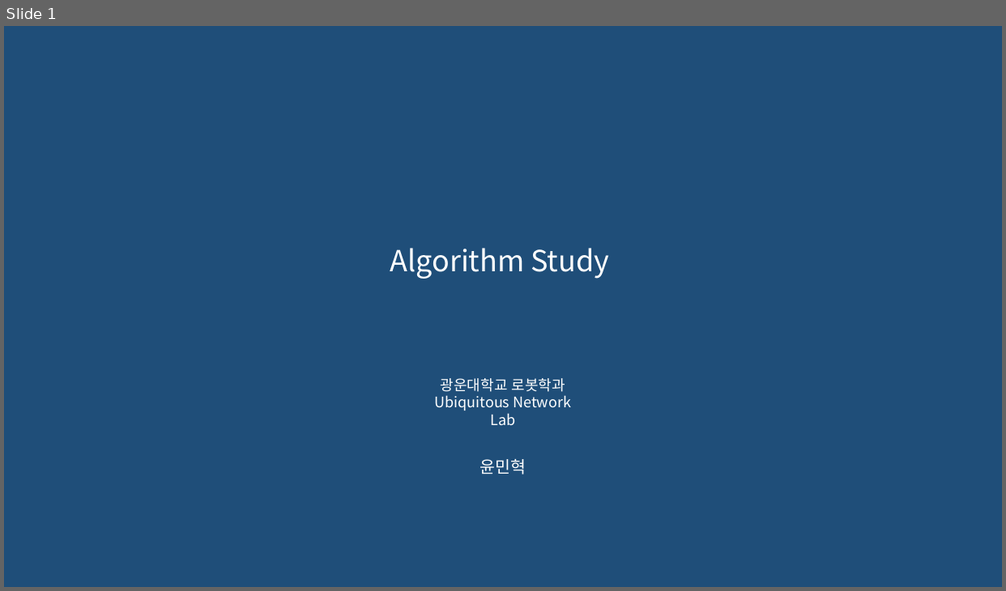
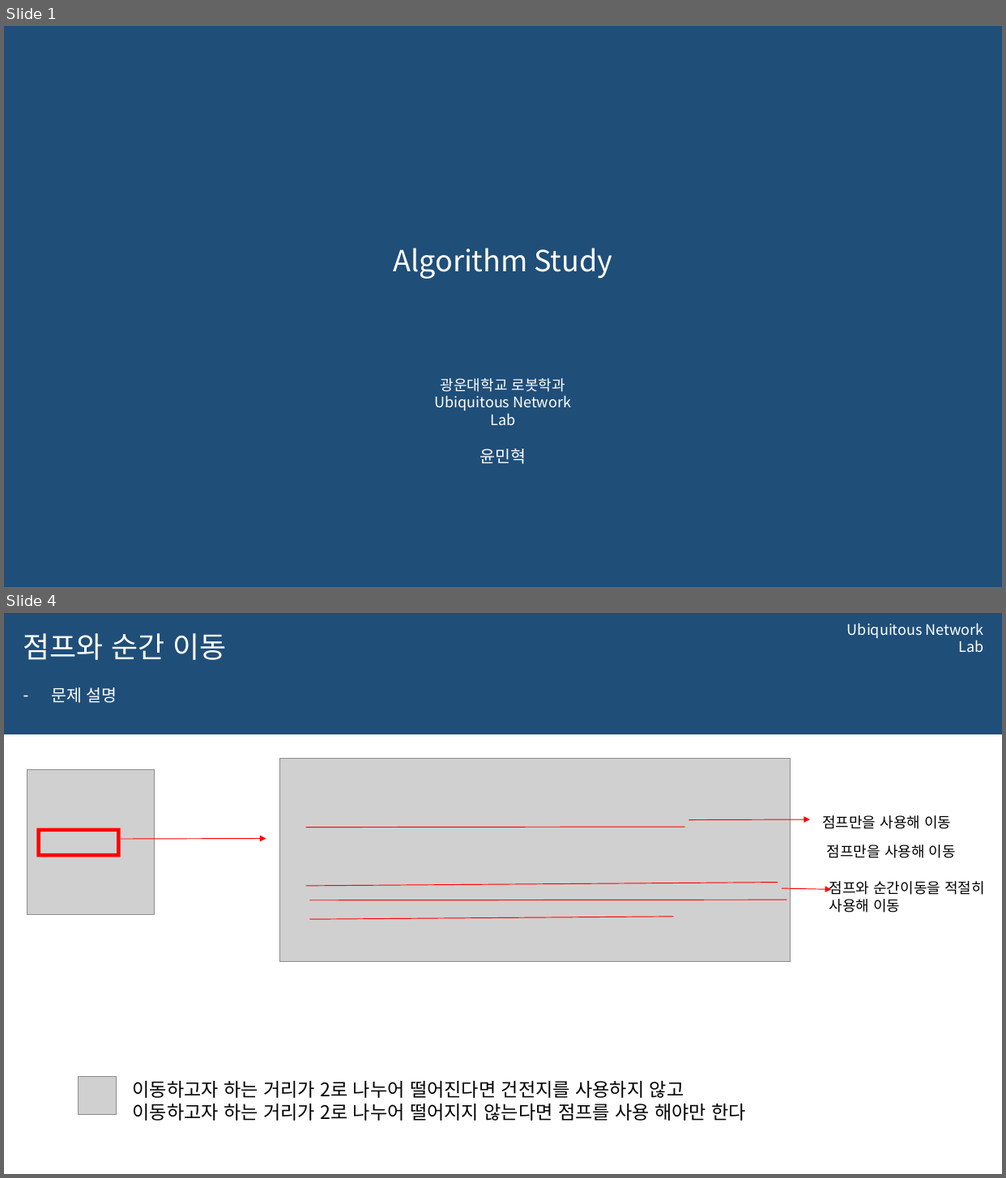
Before and after one commit to 0913ktg/Algorithm_Study, a slide deck: week_5/ppt/MinhyeokYun.pptx. Shown one above the other, each under a label of ours: slide 1 before the commit, slides 1 and 4 after it; the slides between them are not shown. The pictures are 1006x591 and 1006x1178 pixels, drawn with LibreOffice and Linux fonts; fonts in the diff are those of the drawing; grey boxes stand for pictures; background and template pictures are left out. Boxes give left, top, right and bottom in pixels: in the first picture for what was removed or moved away, otherwise in the second. Text is boxed around its words. In the diff, an @@ line names an element or a change of style, - is before the commit and + after.

```diff
--- a/week_5/ppt/MinhyeokYun.pptx
+++ b/week_5/ppt/MinhyeokYun.pptx
@@ slide 4 added at box(4, 613, 1002, 1174), background #FFFFFF @@
@@ rectangle added at box(4, 613, 1002, 735), fill #1F4E79 @@
@@ title added at box(23, 633, 227, 660), 28 pt, text #FFFFFF @@
+점프와 순간 이동
@@ text added at box(847, 623, 984, 652), 14 pt, text #FFFFFF @@
+Ubiquitous Network Lab
@@ text added at box(51, 688, 117, 703), 16 pt, text #FFFFFF @@
+– 문제 설명
@@ picture added at box(27, 770, 155, 915) @@
@@ picture added at box(279, 759, 790, 962) @@
@@ frame added at box(37, 828, 121, 858), fill #FF0000 @@
@@ line added from (305, 827) to (685, 827), #FF0000 0.75 pt @@
@@ arrow added from (689, 820) to (810, 820), #FF0000 0.75 pt @@
@@ text added at box(822, 815, 951, 829), 14 pt, text #000000 @@
+점프만을 사용해 이동
@@ arrow added from (121, 839) to (266, 838), #FF0000 0.75 pt @@
@@ text added at box(827, 845, 956, 858), 14 pt, text #000000 @@
+점프만을 사용해 이동
@@ line added from (305, 886) to (778, 883), #FF0000 0.75 pt @@
@@ line added from (309, 901) to (787, 900), #FF0000 0.75 pt @@
@@ arrow added from (782, 888) to (831, 889), #FF0000 0.75 pt @@
@@ text added at box(829, 881, 985, 913), 14 pt, text #000000 @@
+점프와 순간이동을 적절히 사용해 이동
@@ line added from (309, 919) to (674, 917), #FF0000 0.75 pt @@
@@ picture added at box(78, 1077, 116, 1115) @@
@@ text added at box(133, 1081, 747, 1121), 18 pt, text #000000 @@
+이동하고자 하는 거리가 2로 나누어 떨어진다면 건전지를 사용하지 않고
+이동하고자 하는 거리가 2로 나누어 떨어지지 않는다면 점프를 사용 해야만 한다
@@ slide 1 changed as well @@
@@ title "Algorithm Study": place and size @@
-title "Algorithm Study" at box(390, 248, 610, 279)
+title "Algorithm Study" at box(394, 248, 613, 279)
@@ subtitle "윤민혁": place and size @@
-subtitle "윤민혁" at box(480, 459, 526, 475)
+subtitle "윤민혁" at box(480, 449, 526, 464)
```
Also in this commit, not shown: 1 other slide changed, 3 other slides added, 5 slides removed, 1 other file.
